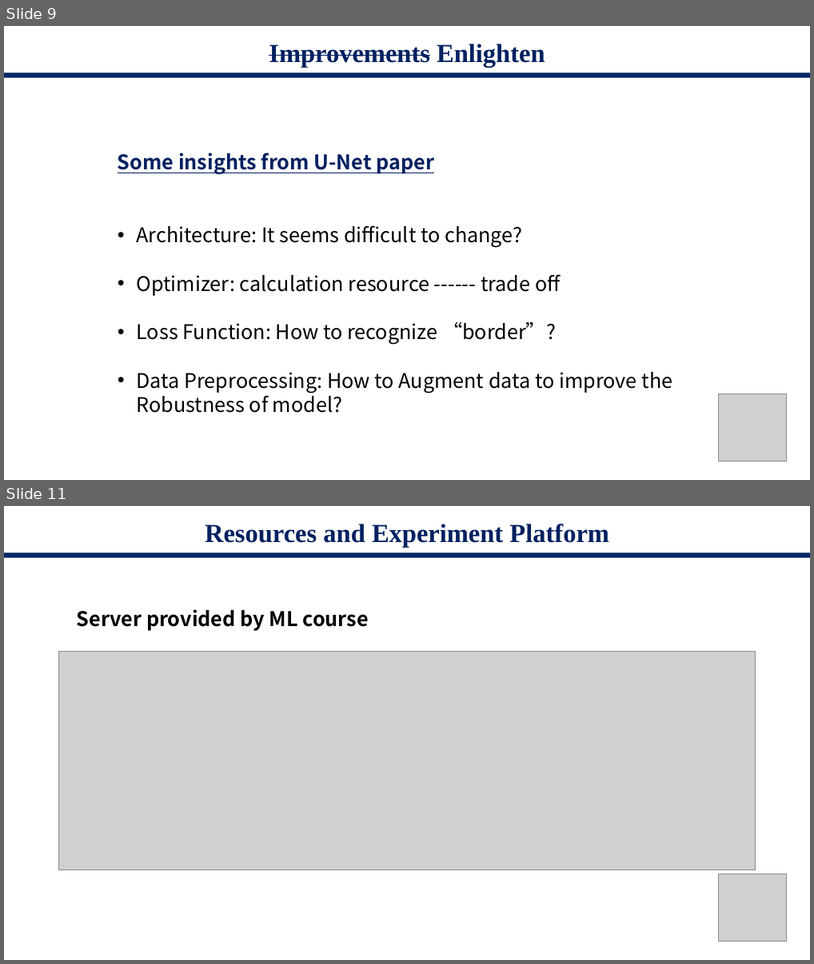
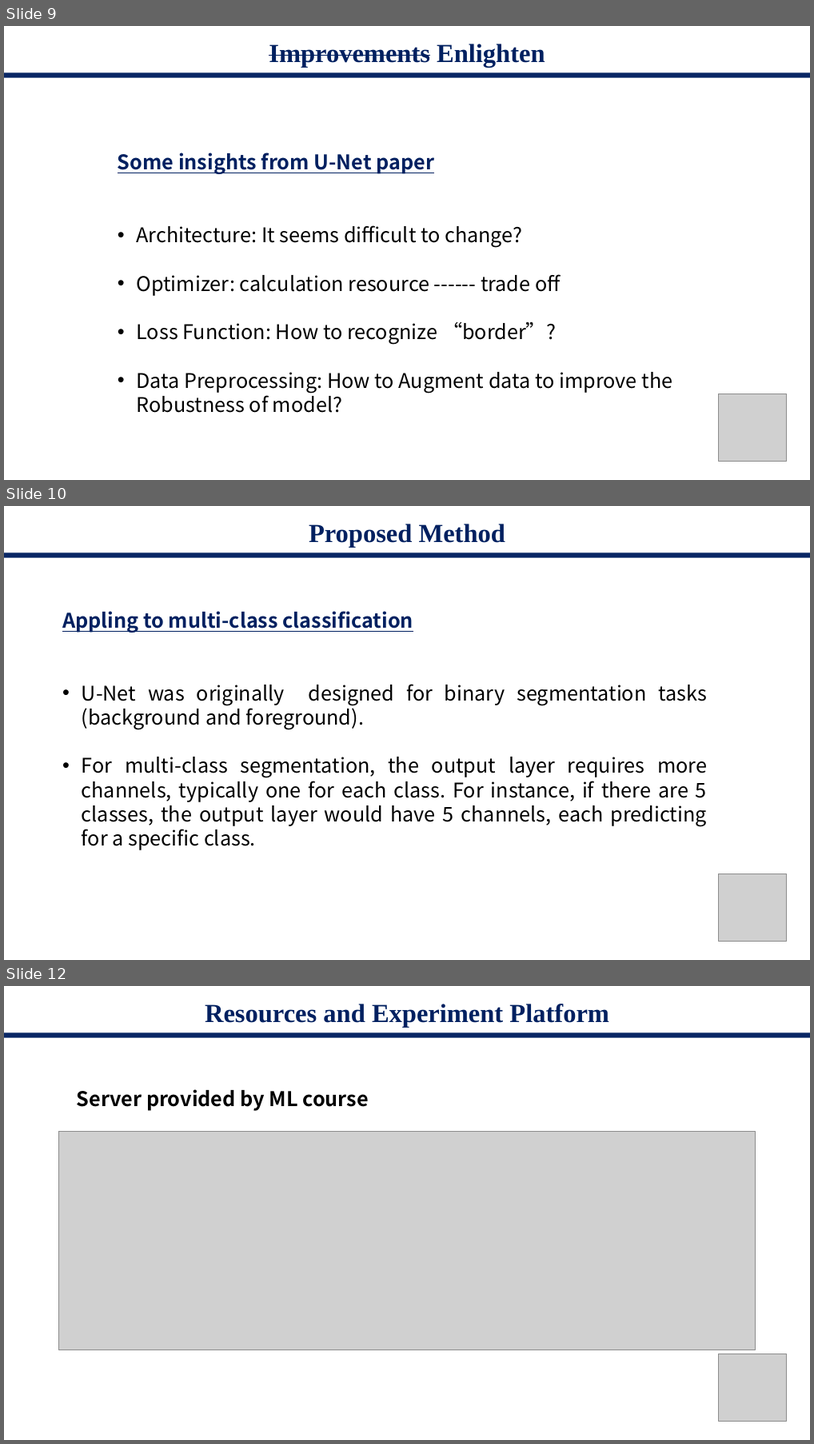
Before and after one commit to starga2er777/CS405_Project_SUSTech, a slide deck: proposal.pptx. Shown one above the other, each under a label of ours: slides 9 and 11 before the commit, slides 9, 10 and 12 after it; the slides between them are not shown. The pictures are 814x964 and 814x1444 pixels, drawn with LibreOffice and Linux fonts; fonts in the diff are those of the drawing; grey boxes stand for pictures. Boxes give left, top, right and bottom in pixels: in the first picture for what was removed or moved away, otherwise in the second. Text is boxed around its words. In the diff, an @@ line names an element or a change of style, - is before the commit and + after.

```diff
--- a/proposal.pptx
+++ b/proposal.pptx
@@ slide 10 added at bbox=[4, 506, 810, 960], background #FFFFFF @@
@@ title added at bbox=[309, 524, 506, 547], 31 pt, text #002060, bold @@
+Proposed Method
@@ rectangle added at bbox=[4, 552, 810, 557], fill #002060 at 97% opacity @@
@@ text added at bbox=[62, 611, 707, 850], 24 pt, text #000000 @@
+Appling to multi-class classification
+• U-Net was originally designed for binary segmentation tasks (background and foreground).
+• For multi-class segmentation, the output layer requires more channels, typically one for each class. For instance, if there are 5 classes, the output layer would have 5 channels, each predicting for a specific class.
@@ picture added at bbox=[719, 874, 787, 941] @@
@@ what was slide 11 is now slide 12 @@
```
Also in this commit, not shown: 5 slides changed, 2 other slides added, 1 slide removed.
